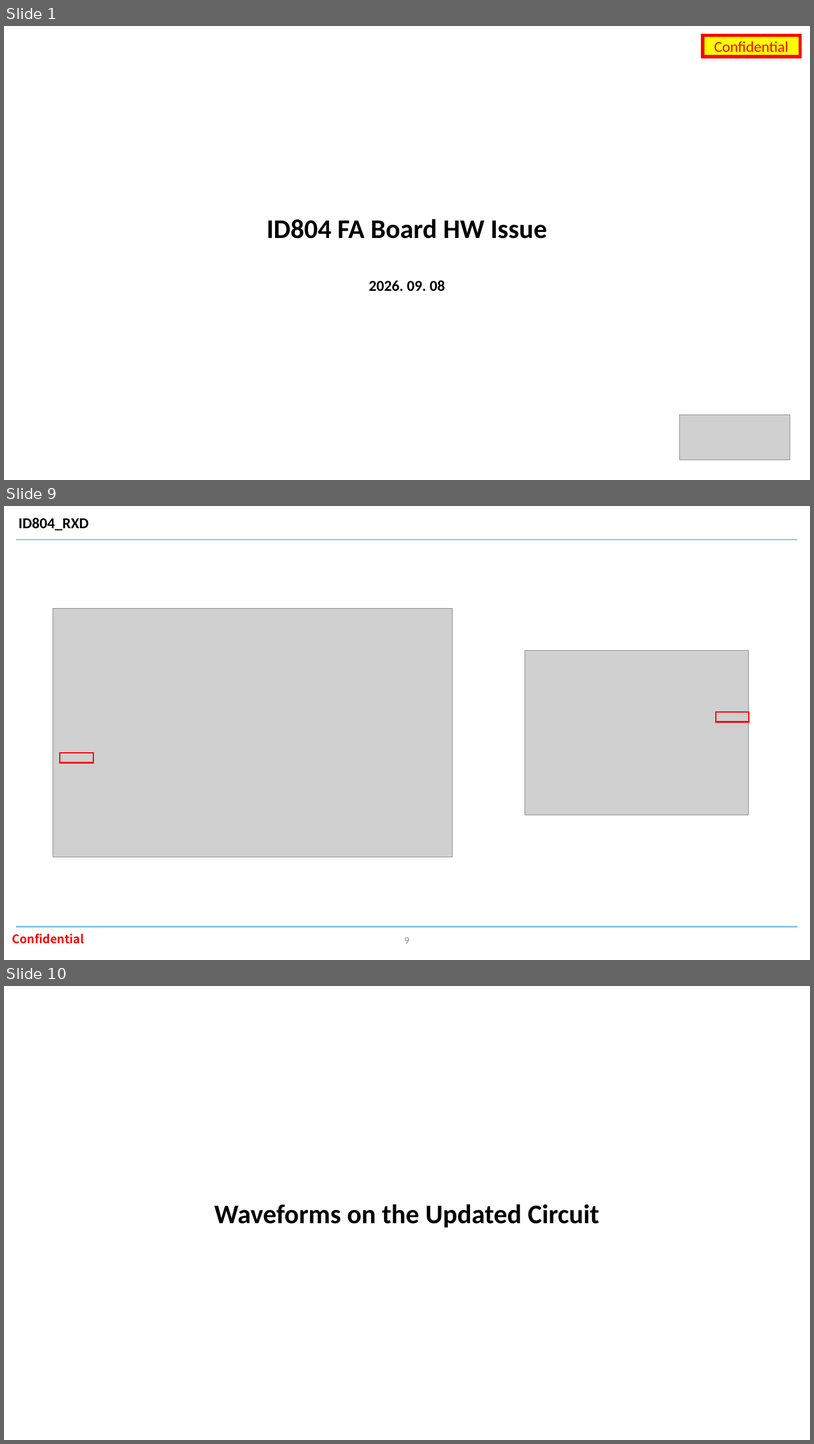
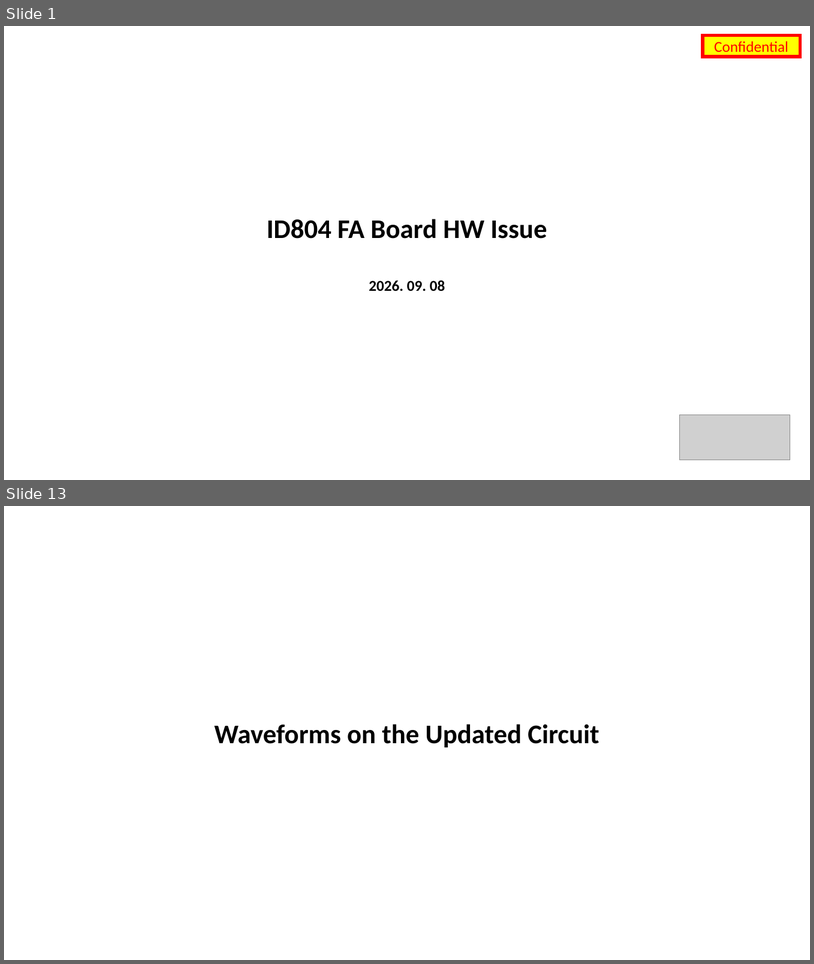
Before and after one commit to oio9595/Global_Technologies_FW, a slide deck: ID804/ID804_FA_Board/Docs/id804_fa_board_hw_issue_260908.pptx. Shown one above the other, each under a label of ours: slides 1, 9 and 10 before the commit, slides 1 and 13 after it; the slides between them are not shown. The pictures are 814x1444 and 814x964 pixels, drawn with LibreOffice and Linux fonts; fonts in the diff are those of the drawing; grey boxes stand for pictures; background and template pictures are left out. Boxes give left, top, right and bottom in pixels: in the first picture for what was removed or moved away, otherwise in the second. Text is boxed around its words. In the diff, an @@ line names an element or a change of style, - is before the commit and + after.

```diff
--- a/ID804/ID804_FA_Board/Docs/id804_fa_board_hw_issue_260908.pptx
+++ b/ID804/ID804_FA_Board/Docs/id804_fa_board_hw_issue_260908.pptx
@@ slide 9 removed at bbox=[4, 506, 810, 960], background #FFFFFF @@
@@ text removed at bbox=[18, 517, 89, 531] @@
-ID804_RXD
@@ line removed from (16, 539) to (798, 539) @@
@@ picture removed at bbox=[53, 608, 452, 857] @@
@@ picture removed at bbox=[525, 651, 749, 815] @@
@@ rectangle removed at bbox=[716, 712, 749, 722] @@
@@ rectangle removed at bbox=[60, 753, 93, 763] @@
@@ text removed at bbox=[12, 933, 84, 943] @@
-Confidential
@@ line removed from (16, 927) to (798, 927) @@
@@ page number removed at bbox=[405, 937, 410, 943] @@
-9
@@ what was slide 10 is now slide 13 @@
```
Also in this commit, not shown: 8 slides changed, 5 slides added, 1 other slide removed, 4 other files.
